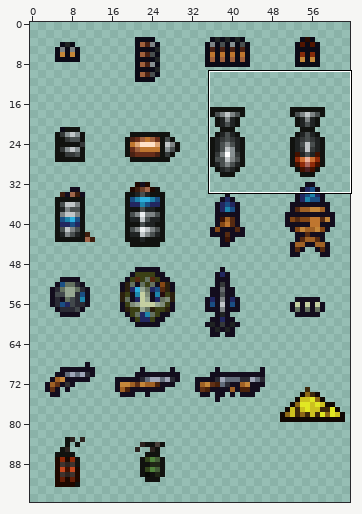
Edited in one commit: sprite sheet (Hope_TFlippy_TerritoryControl_Structures/Entities/Structures/Factories/Assembler/AssemblerIcons.png). Above, an overview of the earlier version with the close-up marked.
Close-up. The starting point:
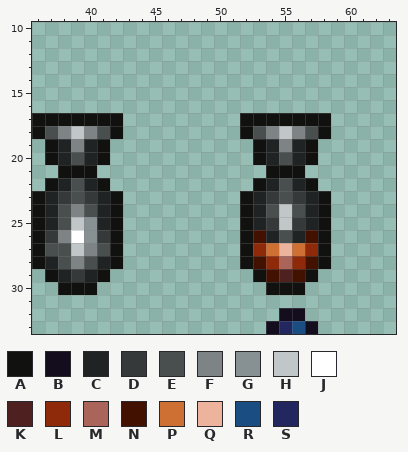
The file is 64x96 pixels. Colours within 5 levels of each other are drawn and written as one. Shown: x 36..63, y 10..33.
Palette (. is transparent): A #11120f  B #130d1d  C #202323  D #353939  E #494f4f  F #7e8485  G #879092  H #c1c6c8  J #ffffff  K #4e2020  L #8e2a09  M #aa6459  N #431100  P #ce7034  Q #edb39c  R #1a4e83  S #222760
Pixels before, first column x 36:
17 AAAAAAA.........AAAAAAA
18 AEFHFEA.........AEFHFEA
19 .ACFCA...........ACFCA.
20 .ACECA...........ACECA.
21 ..AAA.............AAA..
22 .ACECA...........ACECA.
23 ACDEDCA.........ACDEDCA
24 ACEFECA.........ACEHECA
25 ACEHGCA.........ACDHDCA
26 ADFJGDA.........ANCECNA
27 AEEHFEA.........ALPQPLA
28 ACEFECA.........ANLMLNA
29 .ACDCA...........ANKNA.
30 ..AAA.............AAA..
31 .......................
32 ...................BB..
33 ..................BSRB.
Once edited:
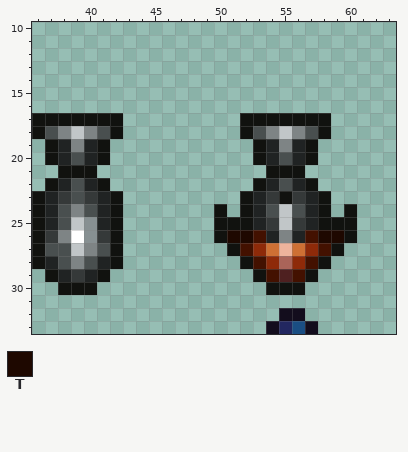
Colours new in this view: T #1e0800
Commit: Assembler issue is fixed finally
The edit:
Changed rows in their new state; - is an unchanged pixel.
first column x 50:
23 -----A-----
24 A---------A
25 AA-------AA
26 ATT--F--TTA
27 -AN-----NA-
Pixel boxes of the changes (left, top, right, bottom) in both close-ups:
changed: (214, 191, 357, 256)
